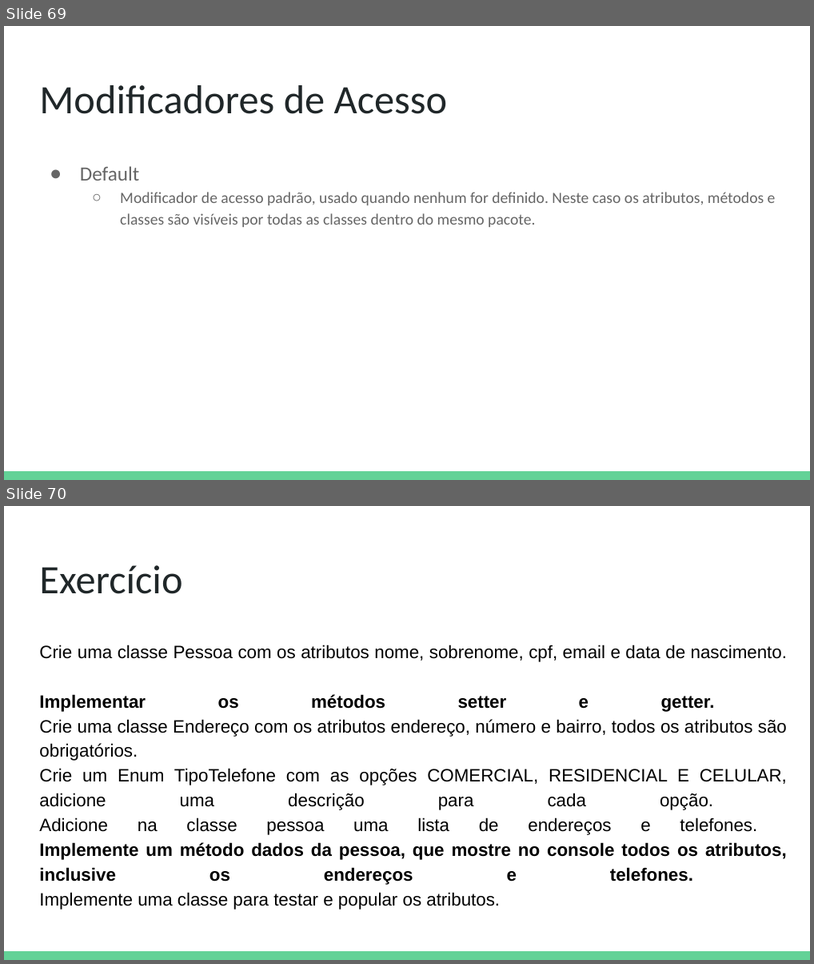
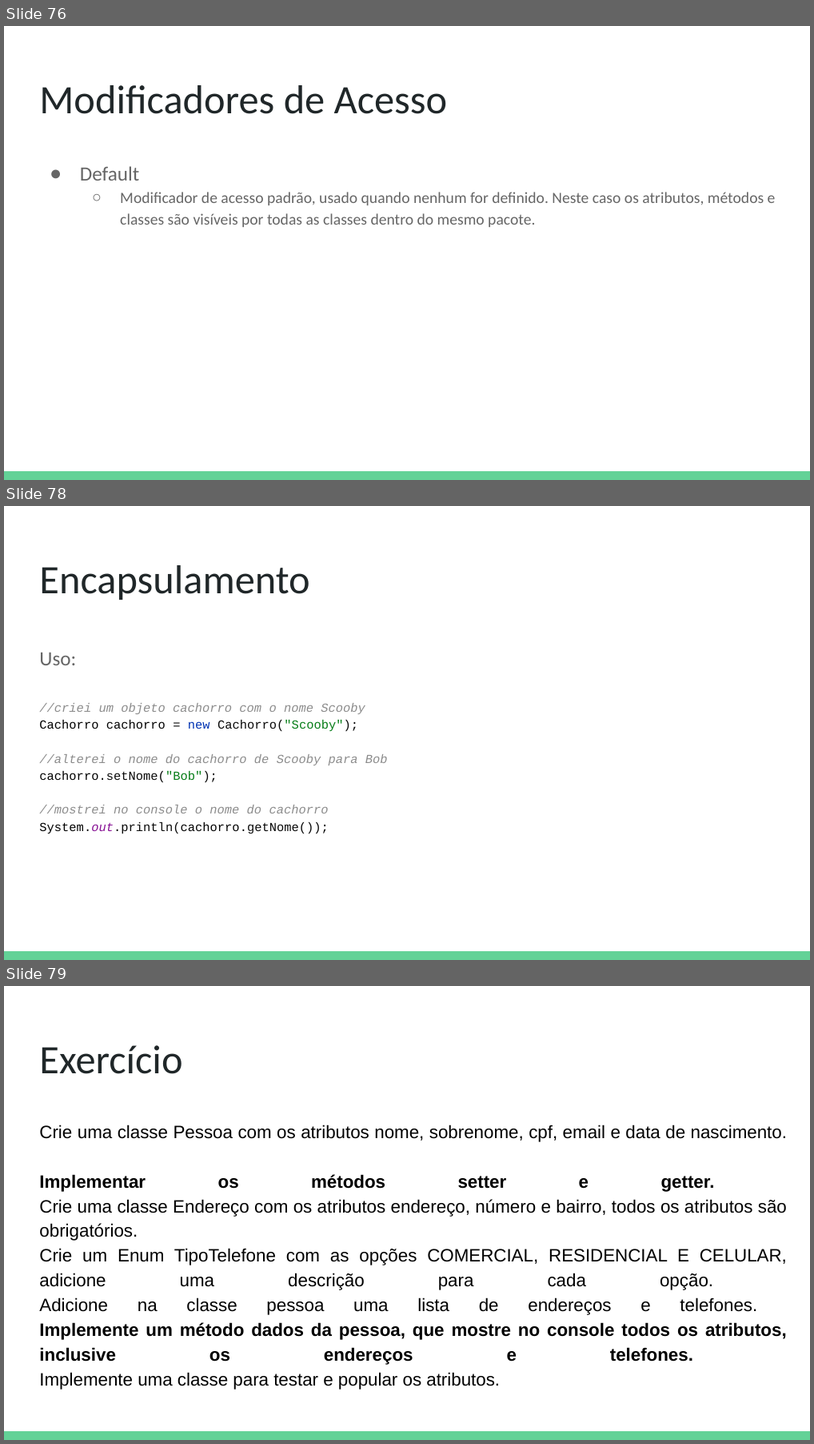
Before and after one commit to DeboraMendes/bootcamp, a slide deck: Java e Programação Orientada a Objetos.pptx. Shown one above the other, each under a label of ours: slides 69 and 70 before the commit, slides 76, 78 and 79 after it; the slides between them are not shown. The pictures are 814x964 and 814x1444 pixels, drawn with LibreOffice and Linux fonts; fonts in the diff are those of the drawing. Boxes give left, top, right and bottom in pixels: in the first picture for what was removed or moved away, otherwise in the second. Text is boxed around its words. In the diff, an @@ line names an element or a change of style, - is before the commit and + after.

```diff
--- a/Java e Programação Orientada a Objetos.pptx
+++ b/Java e Programação Orientada a Objetos.pptx
@@ slide 78 added at <box>4,506,810,960</box>, background #FFFFFF; not listed: 1 template element that a slide beside it also shows @@
@@ title added at <box>39,565,310,600</box>, 36 pt, text #202729 @@
+Encapsulamento
@@ text added at <box>39,652,388,834</box>, 11 pt, text #8C8C8C, italic @@
+Uso:
+//criei um objeto cachorro com o nome Scooby
+Cachorro cachorro = new Cachorro("Scooby");
+//alterei o nome do cachorro de Scooby para Bob
+cachorro.setNome("Bob");
+//mostrei no console o nome do cachorro
+System.out.println(cachorro.getNome());
@@ what was slide 69 is now slide 76 @@
@@ what was slide 70 is now slide 79 @@
```
Also in this commit, not shown: 2 slides changed, 8 other slides added.
